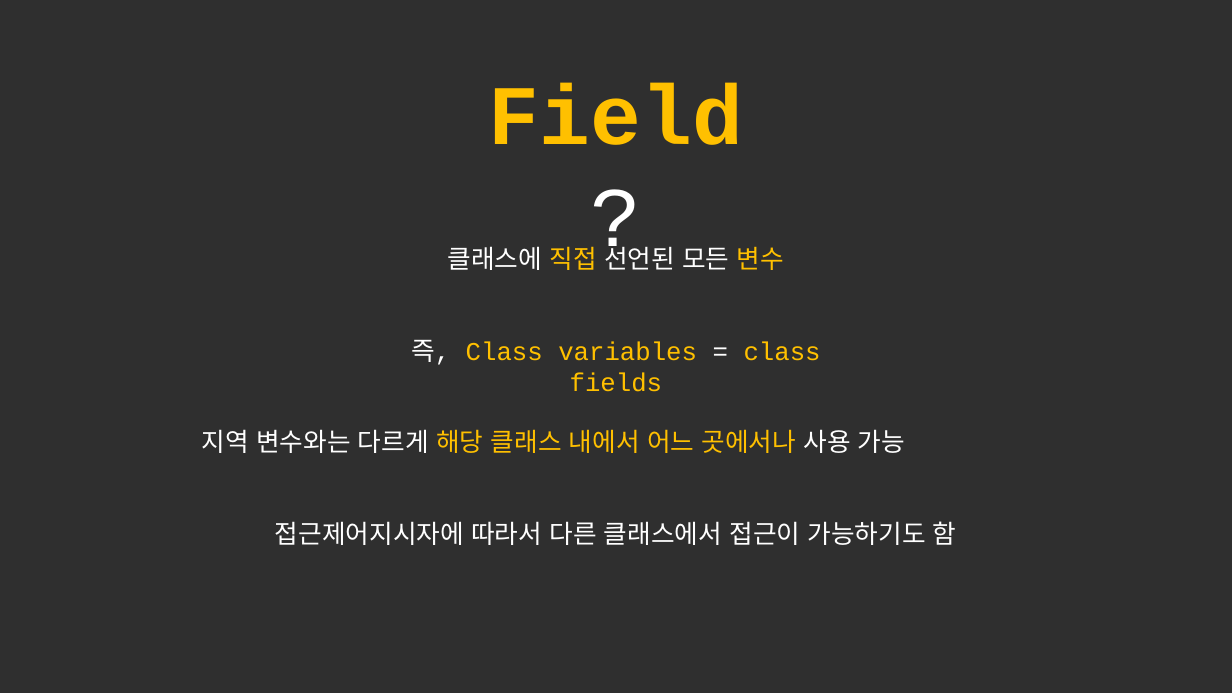
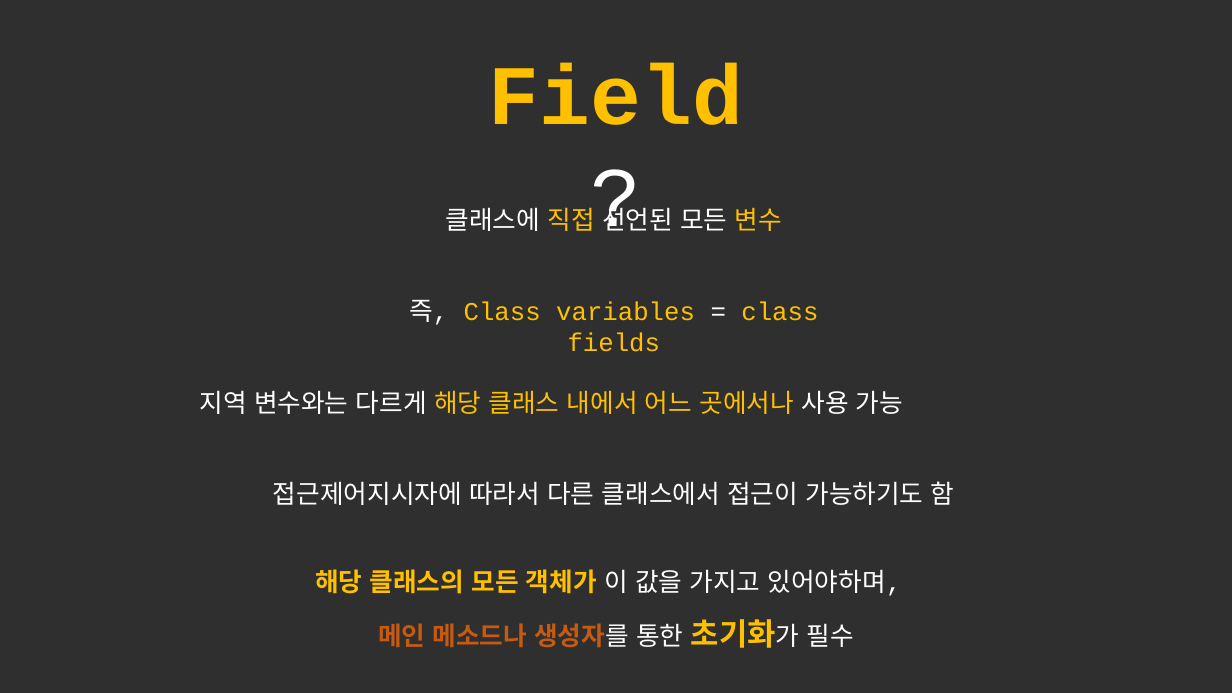
Before and after one commit to forwdevel/Full-Stack, a slide deck: slide 6 of 객체이론정리.pptx. Drawn at 1232x693 pixels with LibreOffice and Linux fonts; fonts in the diff are those of the drawing. Boxes give left, top, right and bottom in pixels: in the first picture for what was removed or moved away, otherwise in the second. Text is boxed around its words. In the diff, an @@ line names an element or a change of style, - is before the commit and + after.

```diff
--- a/객체이론정리.pptx
+++ b/객체이론정리.pptx
@@ text "Field?": place and size @@
-text "Field?" at <box>489,83,743,145</box>
+text "Field?" at <box>489,63,743,125</box>
@@ text "즉, Class variables = class ...": place and size @@
-text "즉, Class variables = class ..." at <box>411,340,821,392</box>
+text "즉, Class variables = class ..." at <box>409,300,818,352</box>
@@ 3 texts: place and size @@
-3 texts at <box>202,242,957,545</box>
+3 texts at <box>200,202,955,505</box>
@@ text added at <box>315,569,902,648</box>, 20 pt, text #FFFFFF, bold @@
+해당 클래스의 모든 객체가 이 값을 가지고 있어야하며,
+메인 메소드나 생성자를 통한 초기화가 필수
```
Also in this commit, not shown: 1 other slide changed, 10 slides added, 1 slide removed.
